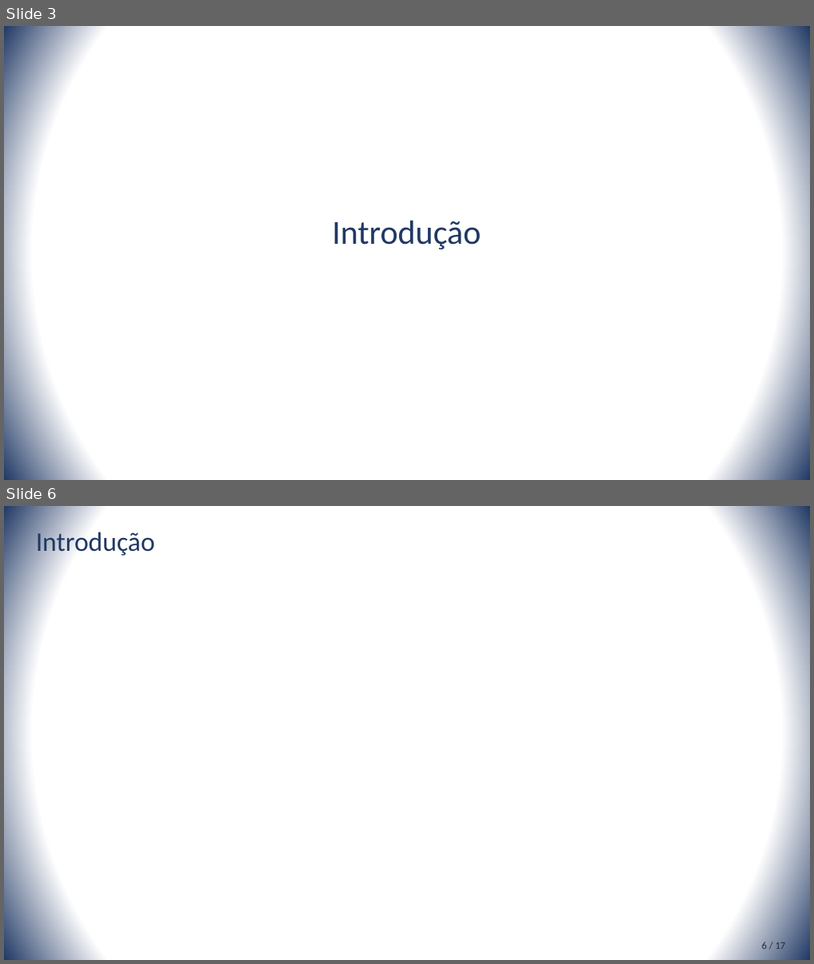
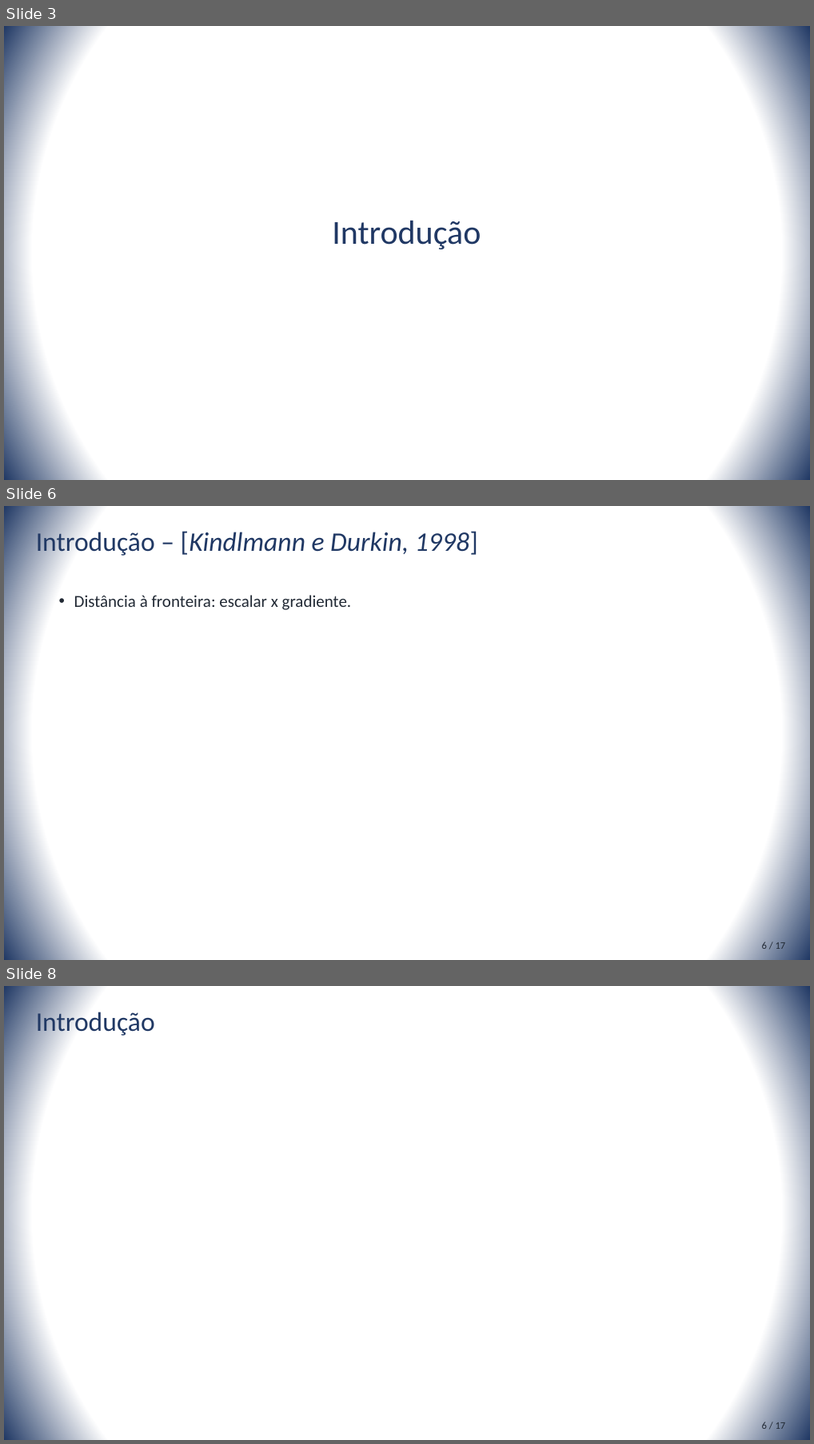
Before and after one commit to rustanitu/atfgtex, a slide deck: presentation/presentation.pptm. Shown one above the other, each under a label of ours: slides 3 and 6 before the commit, slides 3, 6 and 8 after it; the slides between them are not shown. The pictures are 814x964 and 814x1444 pixels, drawn with LibreOffice and Linux fonts; fonts in the diff are those of the drawing. Boxes give left, top, right and bottom in pixels: in the first picture for what was removed or moved away, otherwise in the second. Text is boxed around its words. In the diff, an @@ line names an element or a change of style, - is before the commit and + after.

```diff
--- a/presentation/presentation.pptm
+++ b/presentation/presentation.pptm
@@ slide 6 added at (4,506,810,960), background gradient #FFFFFF to #203864 @@
@@ title added at (36,528,478,557), 32 pt, text #203864, italic @@
+Introdução – [Kindlmann e Durkin, 1998]
@@ text added at (74,595,352,610), 20 pt, text #222A35 @@
+• Distância à fronteira: escalar x gradiente.
@@ text added at (762,941,786,948), 12 pt, text #222A35 @@
+6 / 17
@@ what was slide 6 is now slide 8 @@
```
Also in this commit, not shown: 2 slides changed, 1 other slide added, 1 other file.
